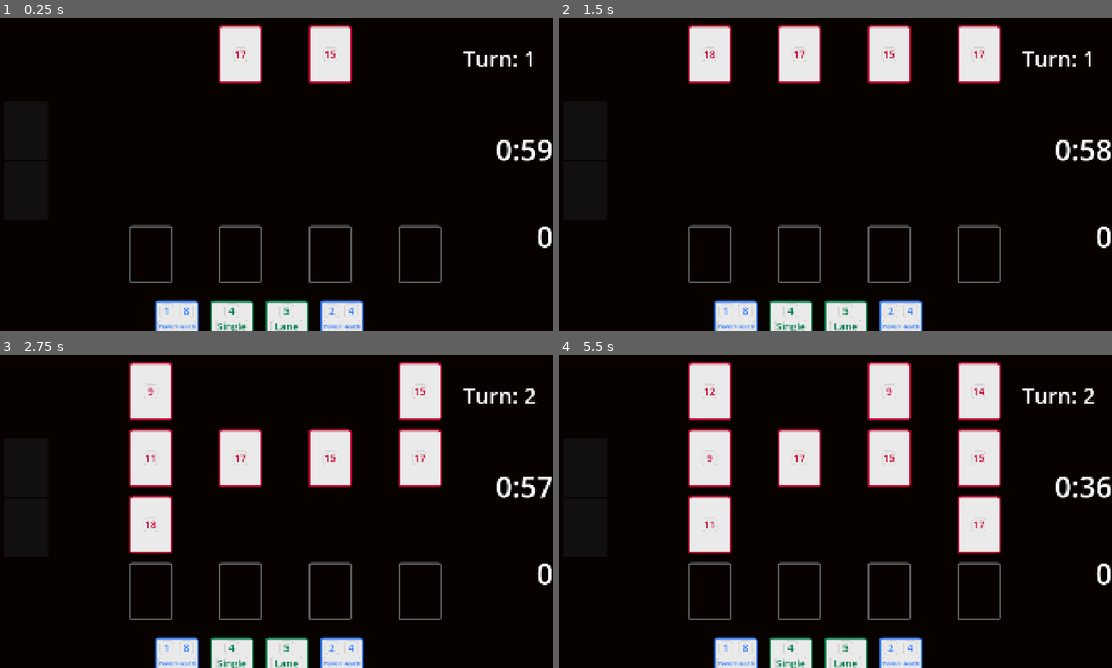
Above: before the commit, frames 1-4 (two rows, left to right).
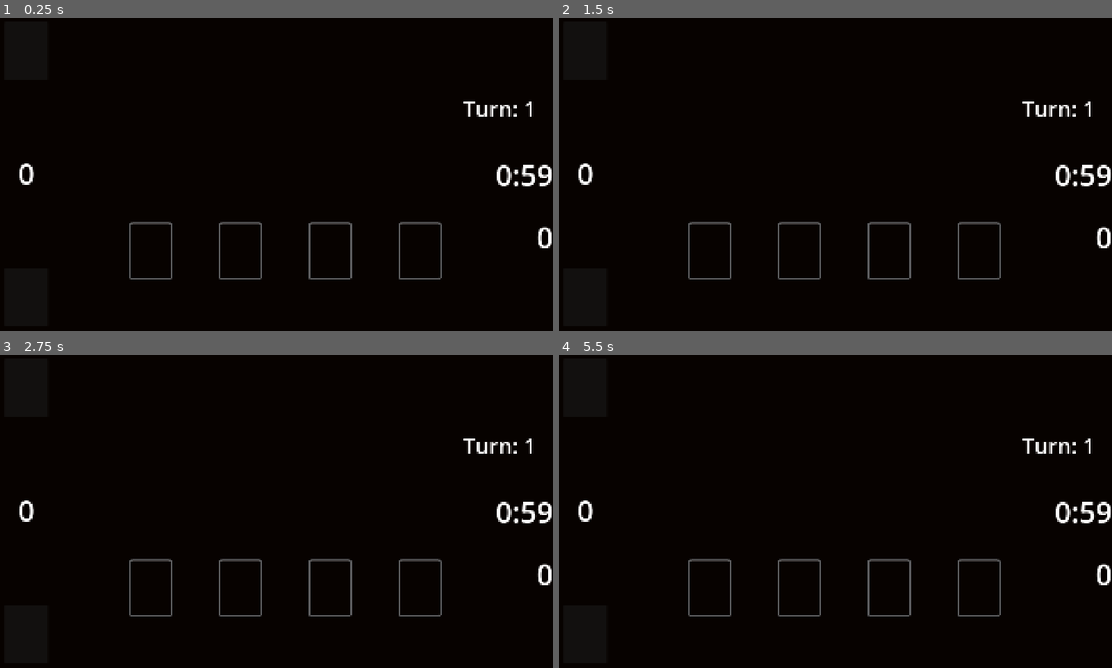
Above: after the commit, the same moments.

Repository: jake6724/card_speedrunner
Game: Godot game, scene res://Scenes/main.tscn
The game is run twice, just before and just after one commit, with the same random seed, the same clock (stepped at 60 frames per second) and the same inputs.
Inputs (mouse positions are in pixels of both pictures, inside the frame that each line leads up to):
- Up to frame 1 (0.25 s): no input
- Up to frame 2 (1.5 s): tap Enter at 0.5 s; move the mouse to (1067, 149) at 0.52 s; click (1067, 149) at 0.6 s; tap X (x) at 0.8, 1.35 s; move the mouse to (724, 190) at 1.27 s
- Up to frame 3 (2.75 s): click (165, 527) at 1.55 s; tap Space at 2 s; move the mouse to (331, 442) at 2.02 s; tap Z (end_turn) at 2.1 s; tap X (x) at 2.3 s
- Up to frame 4 (5.5 s): tap Enter at 2.75, 5 s; move the mouse to (807, 574) at 2.77 s; click (807, 574) at 2.85 s; move the mouse to (1001, 558) at 3.52 s; right-click (1001, 558) at 3.6 s; tap X (x) at 3.8, 4.35, 5.3 s; tap Space at 4.25 s; move the mouse to (669, 464) at 4.27 s; click (669, 464) at 4.55 s; move the mouse to (863, 511) at 5.02 s; click (863, 511) at 5.1 s

The runs differ from the first frame. In frame 1, 8.3% of the frame differs, in the area x 3-100%, y 2-100%; in frame 2, 11%; in frame 3, 16%; in frame 4, 18%.
Error after the commit: Invalid assignment of property or key 'deck_source' with value of type 'Array[CardData]' on a base object of type 'null instance'. (res://Scripts/Main.gd:16)

Commit message:
Add turn end checks, reorder attacks

Diff:
--- a/Scenes/main.tscn
+++ b/Scenes/main.tscn
@@ -30,27 +30,30 @@
 [node name="HBoxContainer" type="HBoxContainer" parent="MarginContainer"]
 layout_mode = 2
 
-[node name="Decks" type="VBoxContainer" parent="MarginContainer/HBoxContainer"]
+[node name="MarginContainer" type="MarginContainer" parent="MarginContainer/HBoxContainer"]
+layout_mode = 2
+theme_override_constants/margin_bottom = 170
+
+[node name="Decks" type="VBoxContainer" parent="MarginContainer/HBoxContainer/MarginContainer"]
 custom_minimum_size = Vector2(200, 0)
 layout_mode = 2
 size_flags_horizontal = 8
+theme_override_constants/separation = 255
 
-[node name="MarginContainer" type="MarginContainer" parent="MarginContainer/HBoxContainer/Decks"]
-layout_mode = 2
-size_flags_vertical = 3
-theme_override_constants/margin_left = 10
-theme_override_constants/margin_top = 262
-theme_override_constants/margin_right = 10
-theme_override_constants/margin_bottom = 523
-
-[node name="EnemyDeck" type="Panel" parent="MarginContainer/HBoxContainer/Decks/MarginContainer"]
+[node name="EnemyDeck" type="Panel" parent="MarginContainer/HBoxContainer/MarginContainer/Decks"]
 custom_minimum_size = Vector2(150, 200)
 layout_mode = 2
 size_flags_horizontal = 4
-size_flags_vertical = 0
+size_flags_vertical = 4
 script = ExtResource("2_jjvhh")
 
-[node name="PlayerDeck" type="Panel" parent="MarginContainer/HBoxContainer/Decks/MarginContainer"]
+[node name="TurnCount" type="Label" parent="MarginContainer/HBoxContainer/MarginContainer/Decks"]
+layout_mode = 2
+size_flags_horizontal = 4
+theme_override_font_sizes/font_size = 100
+text = "0"
+
+[node name="PlayerDeck" type="Panel" parent="MarginContainer/HBoxContainer/MarginContainer/Decks"]
 custom_minimum_size = Vector2(150, 200)
 layout_mode = 2
 size_flags_horizontal = 4
@@ -83,8 +86,8 @@
 layout_mode = 2
 size_flags_horizontal = 8
 size_flags_vertical = 3
-theme_override_constants/margin_top = 60
-theme_override_constants/margin_bottom = 385
+theme_override_constants/margin_top = 245
+theme_override_constants/margin_bottom = 395
 
 [node name="VBoxContainer" type="VBoxContainer" parent="MarginContainer/HBoxContainer/Stats/MarginContainer"]
 custom_minimum_size = Vector2(0, 442.88)
--- a/Scripts/Hand.gd
+++ b/Scripts/Hand.gd
@@ -163,8 +163,7 @@
 		print("emitting player_turn_complete")
 		player_turn_complete.emit()
 
-	elif not grid.has_enemies() and not has_unit_card(): # No enemies and only spell cards
-		print("Assuming no enemies and no spell cards")
+	elif not grid.has_enemies(): # and not has_unit_card(): # No enemies and only spell cards
 		player_turn_complete.emit()
 
 func on_player_unit_died(card):
--- a/Scripts/Main.gd
+++ b/Scripts/Main.gd
@@ -39,14 +39,14 @@
 	turn_count += 1
 	turn_label.text = "Turn: " + str(turn_count)
 
+	# Reset hand stats, attack with player units
+	player_hand.action_count = 0
+	player_hand.attack_with_all_units()
+
 	# Run enemy actions
 	grid.shift_all_columns_down()
 	grid.add_enemy_to_grid(enemy_deck.get_next_card())
 	grid.add_enemy_to_grid(enemy_deck.get_next_card())
-
-	# Reset hand stats, attack with player units
-	player_hand.action_count = 0
-	player_hand.attack_with_all_units()
 
 func on_gameover():
 	gameover_label.visible = true
@@ -66,4 +66,4 @@
 
 func _input(_event):
 	if Input.is_action_just_pressed("x"):
-		grid.add_enemy_to_grid(enemy_deck.get_next_card())
+		get_tree().change_scene_to_file("res://Scenes/main.tscn")
